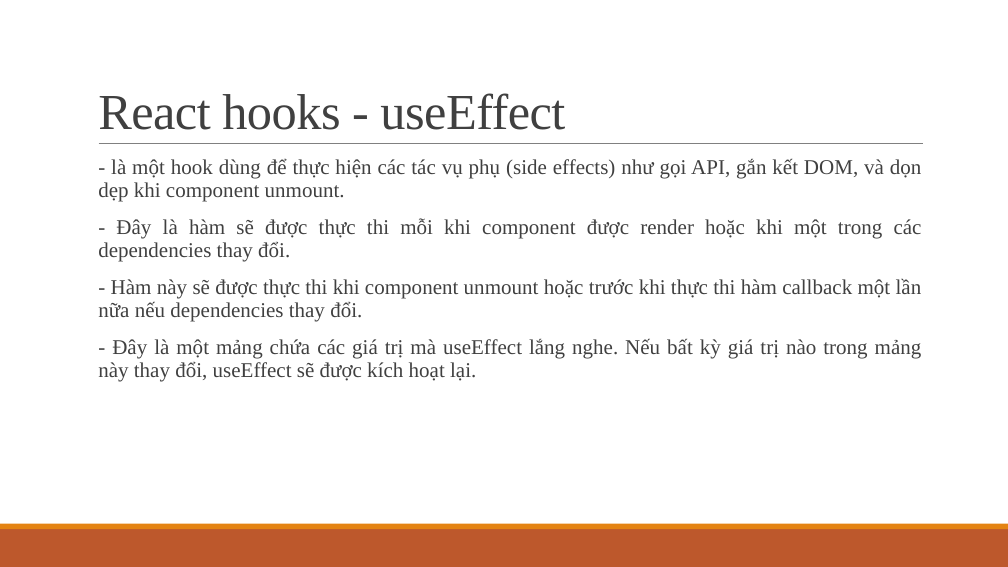
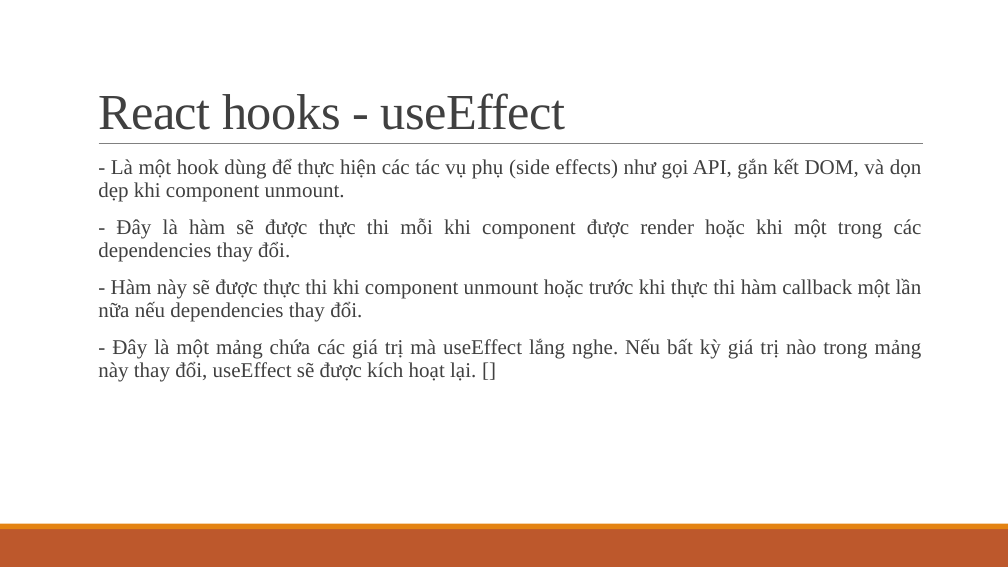
Before and after one commit to ddinhftieens/tranning-react, a slide deck: slide 24 of react_ts.pptx. Drawn at 1008x567 pixels with LibreOffice and Linux fonts; fonts in the diff are those of the drawing. Boxes give left, top, right and bottom in pixels: in the first picture for what was removed or moved away, otherwise in the second. Text is boxed around its words. In the diff, an @@ line names an element or a change of style, - is before the commit and + after.

```diff
--- a/react_ts.pptx
+++ b/react_ts.pptx
@@ text at <box>98,158,922,201</box>: text changed @@
-  - là một hook dùng để thực hiện các tác vụ phụ (side effects) như gọi API, gắn kết DOM, và dọn dẹp khi component unmount.
+  - Là một hook dùng để thực hiện các tác vụ phụ (side effects) như gọi API, gắn kết DOM, và dọn dẹp khi component unmount.
@@ text at <box>98,338,922,382</box>: text changed @@
-  - Đây là một mảng chứa các giá trị mà useEffect lắng nghe. Nếu bất kỳ giá trị nào trong mảng này thay đổi, useEffect sẽ được kích hoạt lại.
+  - Đây là một mảng chứa các giá trị mà useEffect lắng nghe. Nếu bất kỳ giá trị nào trong mảng này thay đổi, useEffect sẽ được kích hoạt lại. []
```
Also in this commit, not shown: 4 other slides changed, 8 other files.
